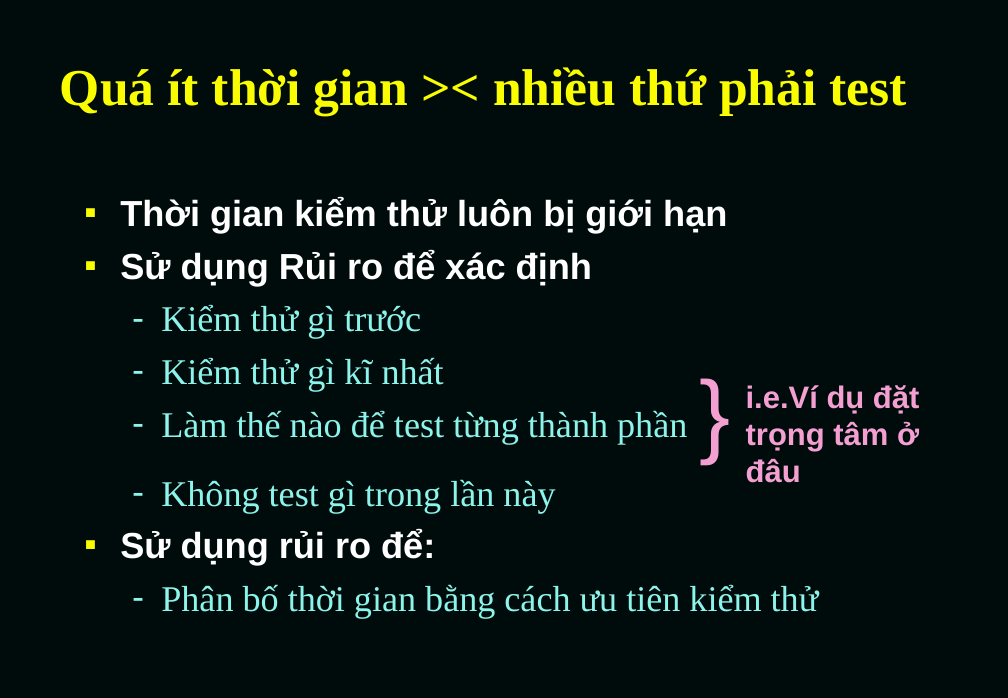
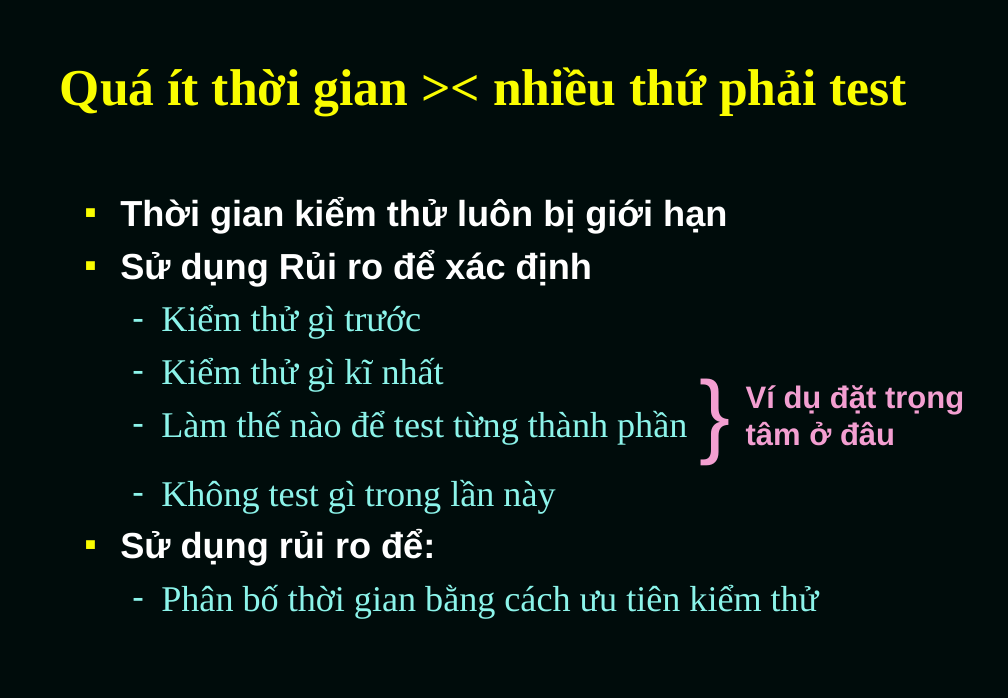
Before and after one commit to TesterRepo/kiemthu_Group1, a slide deck: slide 15 of ISTQBCH1-nhóm 1.ppt. Drawn at 1008x698 pixels with LibreOffice and Linux fonts; fonts in the diff are those of the drawing. Boxes give left, top, right and bottom in pixels: in the first picture for what was removed or moved away, otherwise in the second. Text is boxed around its words. In the diff, an @@ line names an element or a change of style, - is before the commit and + after.

```diff
--- a/ISTQBCH1-nhóm 1.ppt
+++ b/ISTQBCH1-nhóm 1.ppt
@@ text at [746,385,964,446]: text changed @@
-i.e.Ví dụ đặt trọng tâm ở đâu
+Ví dụ đặt trọng tâm ở đâu
```
Also in this commit, not shown: 24 other slides changed.
